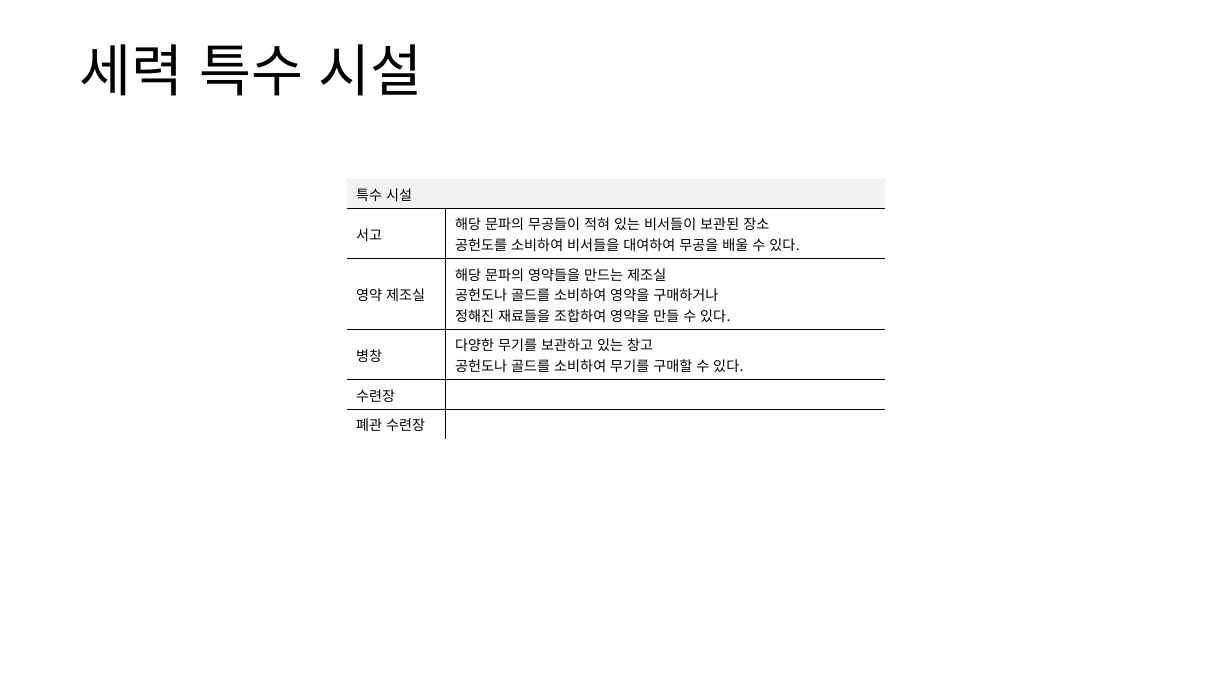
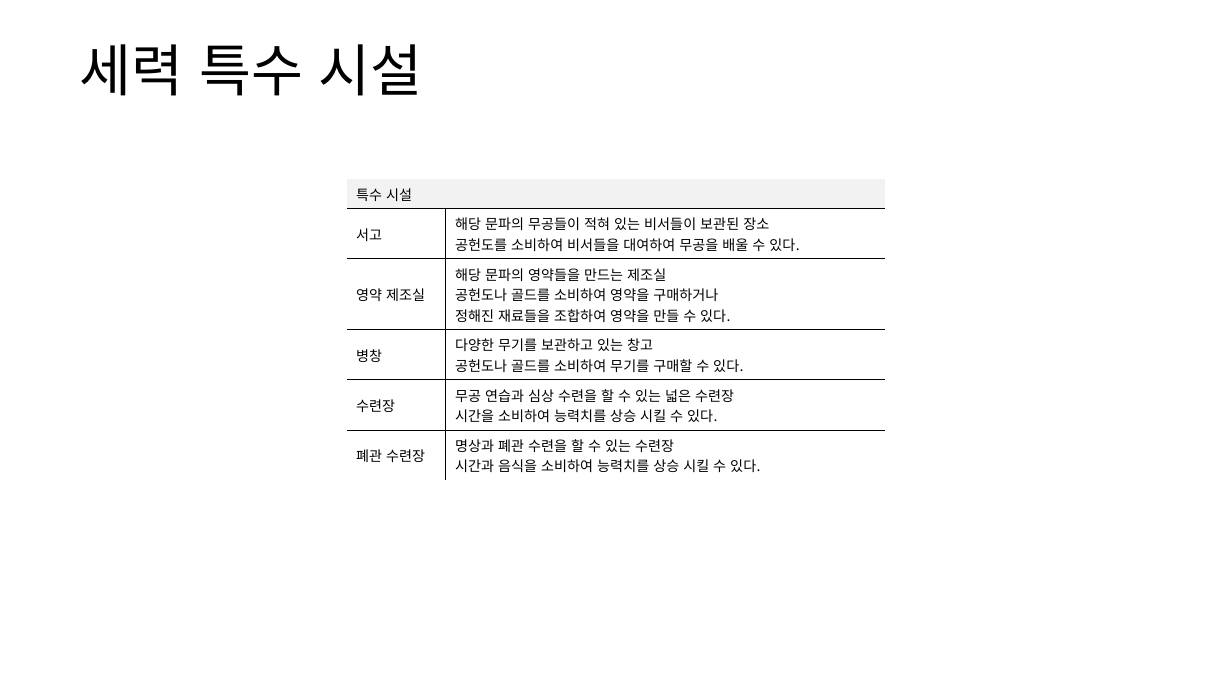
Before and after one commit to yjk0401/unityenginebasic_9th, a slide deck: slide 7 of 기획/방랑엽사전/세력 시스템 기획서.pptx. Drawn at 1232x693 pixels with LibreOffice and Linux fonts; fonts in the diff are those of the drawing. Boxes give left, top, right and bottom in pixels: in the first picture for what was removed or moved away, otherwise in the second. Text is boxed around its words. In the diff, an @@ line names an element or a change of style, - is before the commit and + after.

Commit message:
tnrwp

```diff
--- a/기획/방랑엽사전/세력 시스템 기획서.pptx
+++ b/기획/방랑엽사전/세력 시스템 기획서.pptx
@@ table at [347,179,884,476] @@
-row 5, column 2: 
+row 5, column 2: 무공 연습과 심상 수련을 할 수 있는 넓은 수련장 / 시간을 소비하여 능력치를 상승 시킬 수 있다.
-row 6, column 2: 
+row 6, column 2: 명상과 폐관 수련을 할 수 있는 수련장 / 시간과 음식을 소비하여 능력치를 상승 시킬 수 있다.
```
